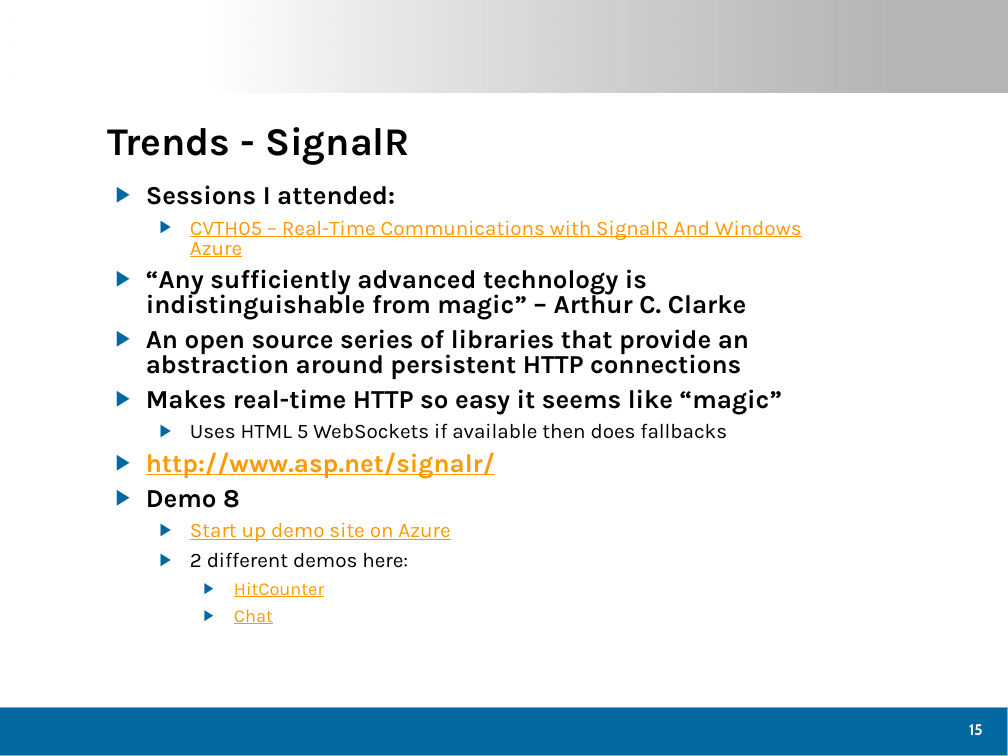
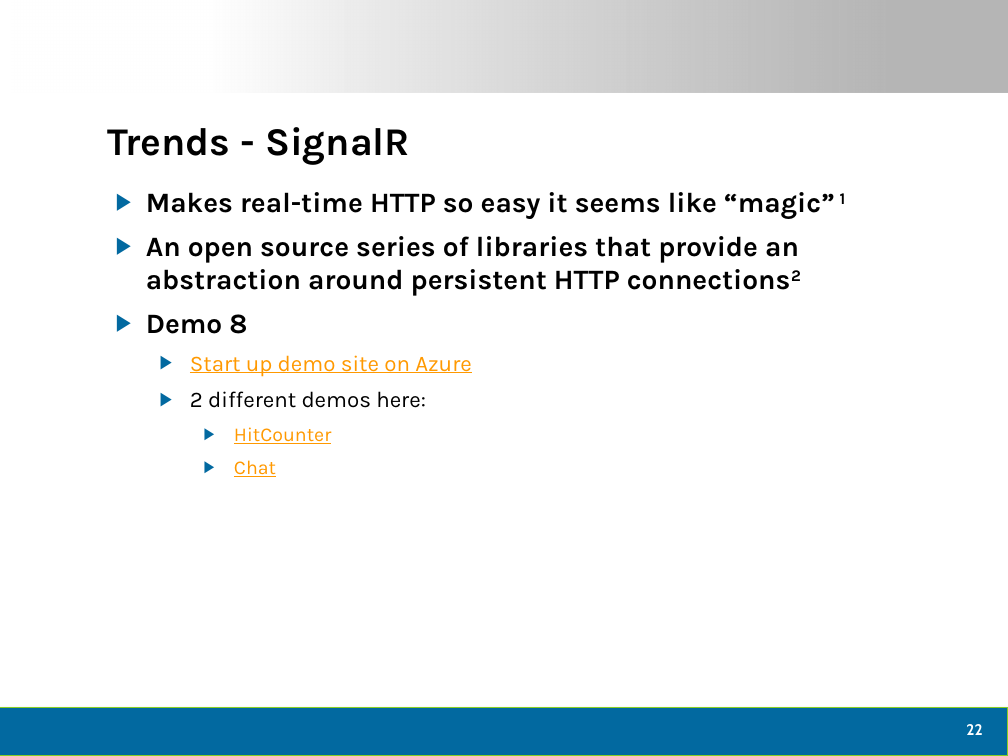
Before and after one commit to dtomyn/HTML5Demo1, a slide deck: slide 23 of Docs/2012 - Live360 Event Review (NEWER).pptx (slide 16 before the commit). Drawn at 1008x756 pixels with LibreOffice and Linux fonts; fonts in the diff are those of the drawing; background and template pictures are left out. Boxes give left, top, right and bottom in pixels: in the first picture for what was removed or moved away, otherwise in the second. Text is boxed around its words. In the diff, an @@ line names an element or a change of style, - is before the commit and + after.

```diff
--- a/Docs/2012 - Live360 Event Review (NEWER).pptx
+++ b/Docs/2012 - Live360 Event Review (NEWER).pptx
@@ text at box(146, 192, 846, 296): text changed; size 18.5 to 20 pt @@
-▶ Sessions I attended:
-  ▶ CVTH05 – Real-Time Communications with SignalR And Windows Azure
-▶ “Any sufficiently advanced technology is indistinguishable from magic” – Arthur C. Clarke
-▶ An open source series of libraries that provide an abstraction around persistent HTTP connections
-▶ Makes real-time HTTP so easy it seems like “magic”
-  ▶ Uses HTML 5 WebSockets if available then does fallbacks
-▶ http://www.asp.net/signalr/
+▶ Makes real-time HTTP so easy it seems like “magic” 1
+▶ An open source series of libraries that provide an abstraction around persistent HTTP connections2
@@ text at box(146, 314, 472, 477): size 18.5 to 20 pt in "Demo 8"; size 14.8 to 16 pt in "Start up demo site on Azure", "2 different demos here:"; size 12.9 to 14 pt in "HitCounter", "Chat"; line spacing 0.8 to 1 @@
@@ page number at box(966, 724, 982, 735): text changed @@
-15
+22
```
Also in this commit, not shown: 11 other slides changed, 9 slides added, 2 slides removed, 1 other file.
